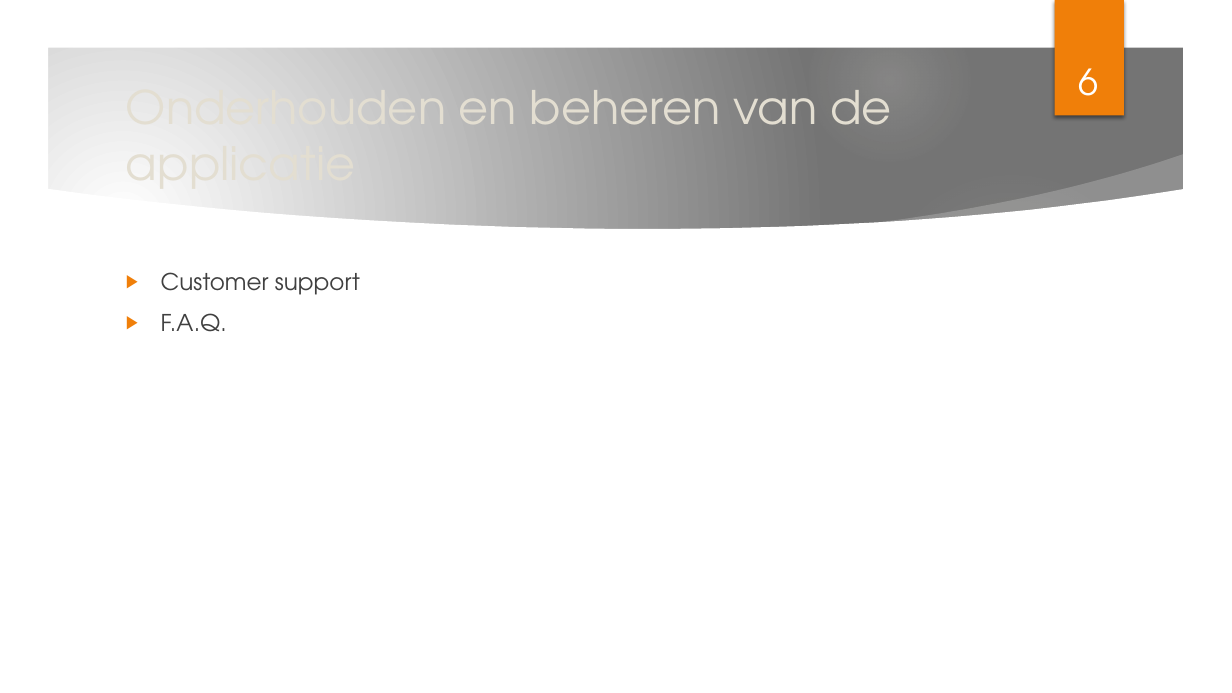
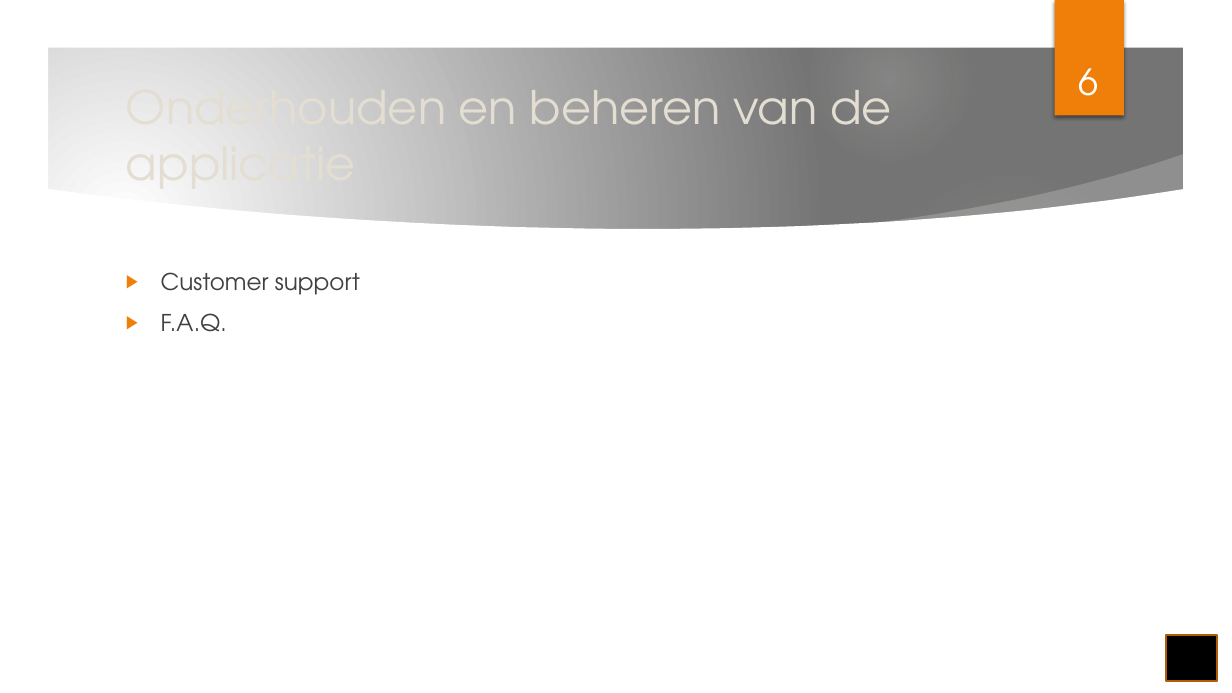
Before and after one commit to OfficialRaiiZeR/Proftaak-biocodegaming-web, a slide deck: slide 6 of documents/verslag/BioCodeGaming.pptx. Drawn at 1232x693 pixels with LibreOffice and Linux fonts; fonts in the diff are those of the drawing; background and template pictures are left out. Boxes give left, top, right and bottom in pixels: in the first picture for what was removed or moved away, otherwise in the second. Text is boxed around its words. In the diff, an @@ line names an element or a change of style, - is before the commit and + after.

```diff
--- a/documents/verslag/BioCodeGaming.pptx
+++ b/documents/verslag/BioCodeGaming.pptx
@@ rectangle added at box(1166, 635, 1217, 681), fill #000000, outline #B25E07 1.5 pt @@
```
Also in this commit, not shown: 8 other slides changed, 1 slide added.
